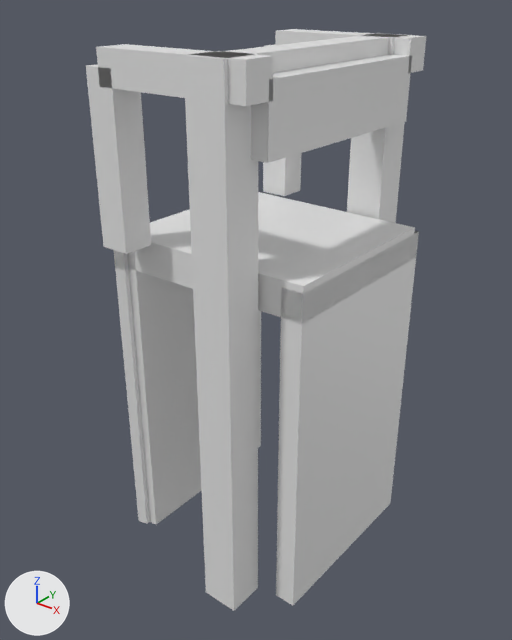
Before and after pictures for a commit that changed the glTF model models/aalsmeer/aalsmeer-raadhuisbrug/aalsmeer-raadhuisbrug.glb.
Camera for both pictures: a 50 mm lens placed at (11.88, -15.48, 6.91), pointed at (-0.25, -0.31, -2.5). The axes (+X, +Y, +Z) are drawn at lower left. The lights are the same throughout. The first picture is the older version.

Objects in the first picture: 'building:balans', 'building:balans 2', 'building:contragewicht', 'building:hamei', 'building:hamei 2', 'building:hangstang', 'building:hangstang 2', 'building:portaal', 'road:dek', 'road:landhoofd', 'road:landhoofd 2', 'road:rijbaan lokale weg', 'road:voetpad', 'road:voetpad 2'.
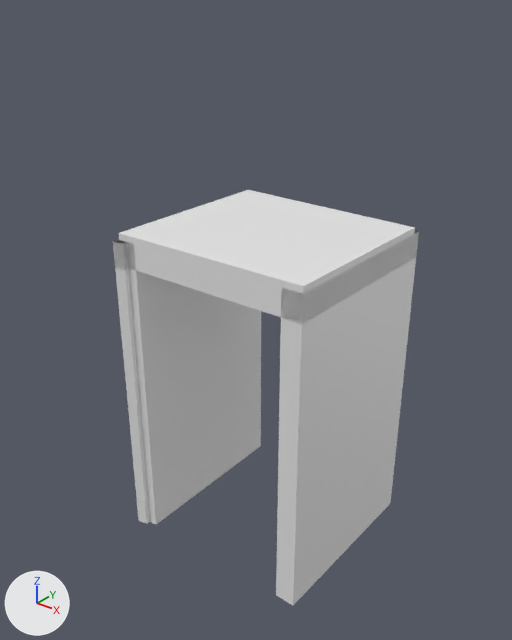
Boxes (x1, y1, x2, y2) around the edits, measured in the pictures (512 x 640 px):
'building:hamei 2', deleted
    before: (183, 51, 259, 611)
'building:contragewicht', deleted
    before: (251, 55, 412, 163)
'building:hangstang 2', deleted
    before: (86, 64, 151, 254)
'building:balans 2', deleted
    before: (96, 44, 274, 106)
'building:hamei', deleted
    before: (347, 33, 405, 223)
'building:portaal', deleted
    before: (208, 35, 394, 73)
'building:balans', deleted
    before: (275, 29, 426, 73)
'building:hangstang', deleted
    before: (263, 44, 301, 196)

The change, as a diff of the scene's bpy script:
```diff
--- a/models/aalsmeer/aalsmeer-raadhuisbrug/aalsmeer-raadhuisbrug.glb.py
+++ b/models/aalsmeer/aalsmeer-raadhuisbrug/aalsmeer-raadhuisbrug.glb.py
@@ ob_building_hamei @@
-ob_building_hamei = bpy.data.objects.new('building:hamei', me_hamei)
-ob_building_hamei.location = (0.0, 0.0, 0.0)
@@ ob_building_hamei_2 @@
-ob_building_hamei_2 = bpy.data.objects.new('building:hamei 2', me_hamei_2)
-ob_building_hamei_2.location = (0.0, 0.0, 0.0)
@@ ob_building_portaal @@
-ob_building_portaal = bpy.data.objects.new('building:portaal', me_portaal)
-ob_building_portaal.location = (0.0, 0.0, 0.0)
@@ ob_building_balans @@
-ob_building_balans = bpy.data.objects.new('building:balans', me_balans)
-ob_building_balans.location = (0.0, 0.0, 0.0)
@@ ob_building_hangstang @@
-ob_building_hangstang = bpy.data.objects.new('building:hangstang', me_hangstang)
-ob_building_hangstang.location = (0.0, 0.0, 0.0)
@@ ob_building_balans_2 @@
-ob_building_balans_2 = bpy.data.objects.new('building:balans 2', me_balans_2)
-ob_building_balans_2.location = (0.0, 0.0, 0.0)
@@ ob_building_hangstang_2 @@
-ob_building_hangstang_2 = bpy.data.objects.new('building:hangstang 2', me_hangstang_2)
-ob_building_hangstang_2.location = (0.0, 0.0, 0.0)
@@ ob_building_contragewicht @@
-ob_building_contragewicht = bpy.data.objects.new('building:contragewicht', me_contragewicht)
-ob_building_contragewicht.location = (0.0, 0.0, 0.0)
```
